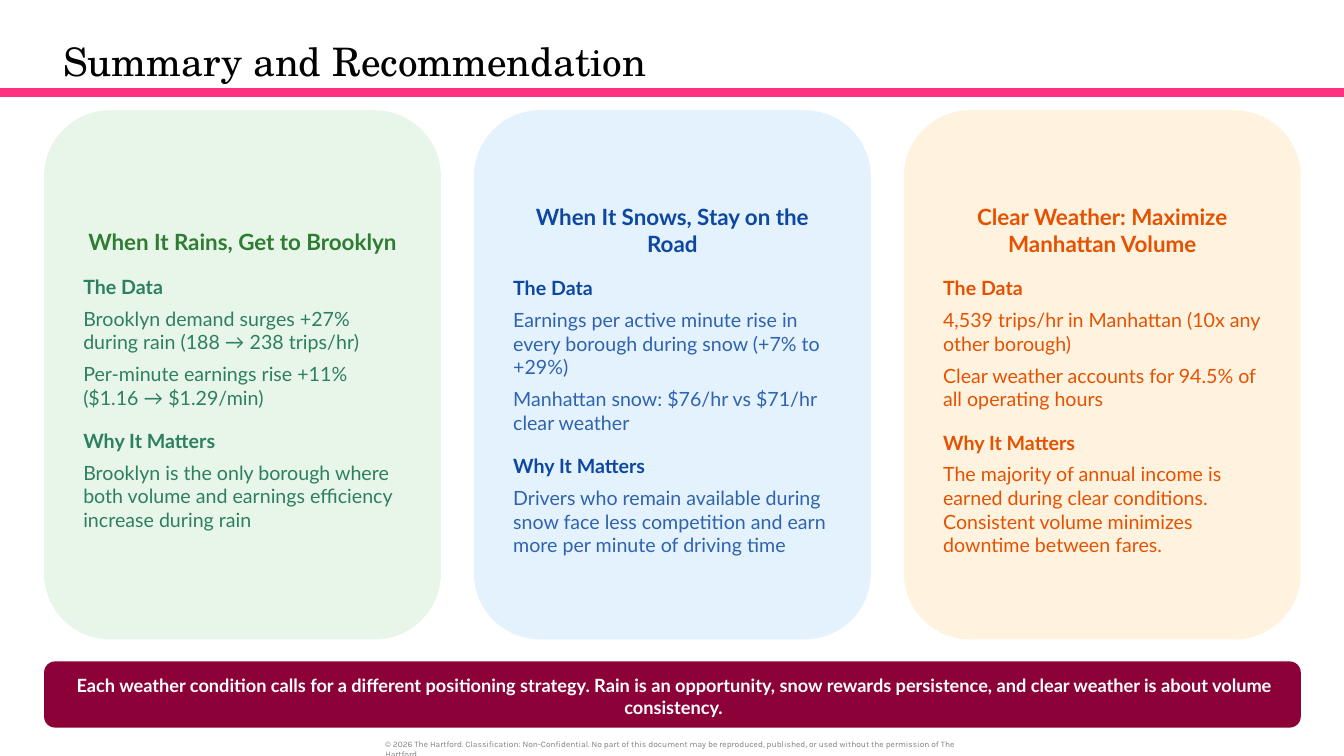
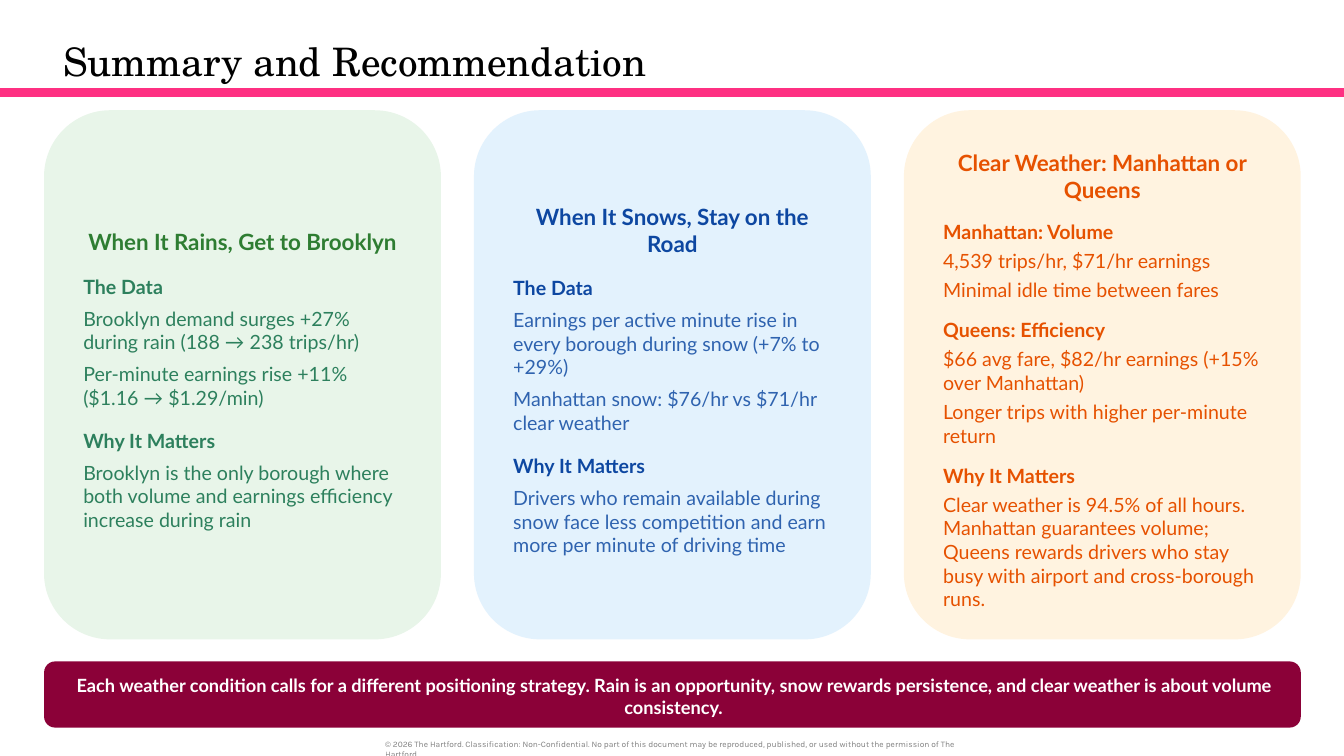
Before and after one commit to orlandojmarin/nyc-taxi-capstone, a slide deck: slide 17 of docs/Capstone_Presentation (10).pptx. Drawn at 1344x756 pixels with LibreOffice and Linux fonts; fonts in the diff are those of the drawing. Boxes give left, top, right and bottom in pixels: in the first picture for what was removed or moved away, otherwise in the second. Text is boxed around its words. In the diff, an @@ line names an element or a change of style, - is before the commit and + after.

Commit message:
Add Queens to clear weather recommendation on slide 17
Queens offers 15% earnings premium over Manhattan ($82/hr vs $71/hr)
with longer, higher-fare trips. Card now presents both options with
supporting data.

```diff
--- a/docs/Capstone_Presentation (10).pptx
+++ b/docs/Capstone_Presentation (10).pptx
@@ text in rounded rectangle at bbox=[943, 154, 1258, 443]: text changed @@
-Clear Weather: Maximize Manhattan Volume
-The Data
-4,539 trips/hr in Manhattan (10x any other borough)
-Clear weather accounts for 94.5% of all operating hours
+Clear Weather: Manhattan or Queens
+Manhattan: Volume
+4,539 trips/hr, $71/hr earnings
+Minimal idle time between fares
+Queens: Efficiency
+$66 avg fare, $82/hr earnings (+15% over Manhattan)
+Longer trips with higher per-minute return
@@ text in rounded rectangle at bbox=[943, 468, 1075, 487]: less space between paragraphs @@
@@ text in rounded rectangle at bbox=[943, 497, 1254, 606]: text changed @@
-The majority of annual income is earned during clear conditions. Consistent volume minimizes downtime between fares.
+Clear weather is 94.5% of all hours. Manhattan guarantees volume; Queens rewards drivers who stay busy with airport and cross-borough runs.
```
